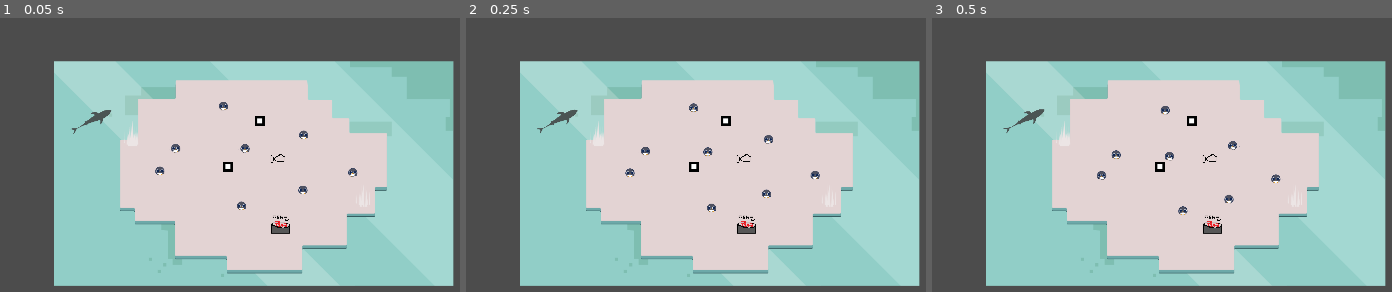
Above: before the commit, frames 1-3 (left to right).
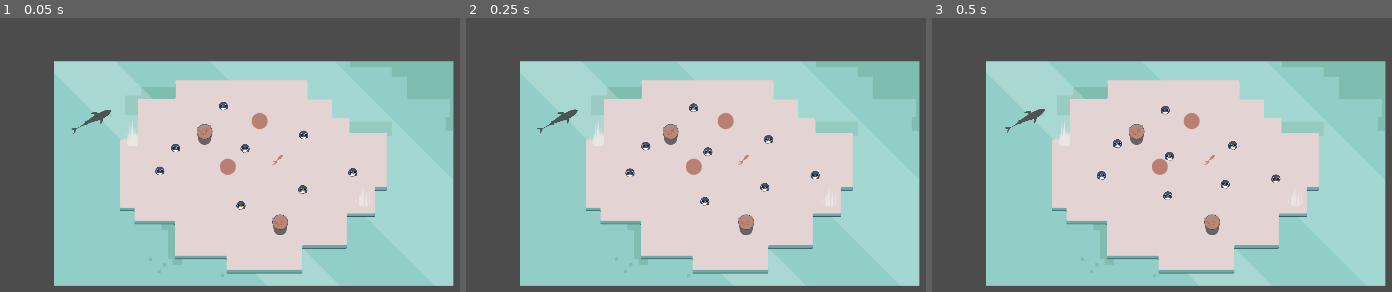
Above: after the commit, the same moments.

Repository: LeftCircle/Penguin-Day-Care
Game: Godot game, scene res://Map/Levels/Level_0.tscn
Two runs of this game, one before a commit and one after it. Both use one fixed random seed, a clock stepped at 60 frames per second and the inputs below. The engine's default icon, where the game draws it, is replaced by a stand-in: a white triangle on a blue panel in a dark square.
Inputs:
- Up to frame 1 (0.05 s): no input
- Up to frame 2 (0.25 s): no input
- Up to frame 3 (0.5 s): no input

The runs differ from the first frame. In frame 1, 1.0% of the frame differs, in the area x 26-82%, y 22-92%; in frame 2, 1.2%; in frame 3, 1.3%, in the area x 15-82%, y 22-92%.
Error before the commit: Invalid get index '0' (on base: 'Array'). (res://Characters/Shark/Shark.gd:39)
Error after the commit: Invalid get index '0' (on base: 'Array'). (res://Characters/Shark/Shark.gd:50)

Commit message:
more polished

Diff:
--- a/Characters/Penguin/Penguin.gd
+++ b/Characters/Penguin/Penguin.gd
@@ -33,6 +33,7 @@
 	return "Penguin"
 
 func _physics_process(delta):
+	food_scale()
 	if GlobalFunctions.is_in_water(global_position):
 		if not is_in_group("PenguinInWater"):
 			add_to_group("PenguinInWater")
@@ -69,8 +70,6 @@
 		velocity = velocity.normalized() * max_speed
 	_move_slide_and_collide()
 
-func _diet_manager():
-	pass
 
 func _on_collision_impulse(delta):
 	collision_impulse = collision_impulse.move_toward(Vector2.ZERO, impulse_decay * delta)
@@ -82,7 +81,6 @@
 	velocity = move_and_slide(velocity)
 	for i in get_slide_count():
 		var collision = get_slide_collision(i)
-		#print("I collided with ", collision.collider.name)
 		var collider = collision.collider
 		_on_collision(collider)
 
@@ -92,8 +90,10 @@
 			apply_impulse()
 	if collider.is_in_group("BucketOfFish"):
 		(collider as BucketOfFish).on_penguin_collision(self)
-	if collider.is_in_group("Penguin"):
+	elif collider.is_in_group("Penguin"):
 		on_penguin_collision(collider)
+	elif collider.is_in_group("Shark"):
+		_on_shark_collision()
 
 func on_fish_collision():
 	penguin_state = EATING_FISH
@@ -117,6 +117,9 @@
 	#print(ai.n_kicks)
 	ai.time_since_kick = 0
 
+func _on_shark_collision():
+	queue_free()
+
 func apply_impulse():
 	# Applay an impulse opposite +/- 45 degrees from the looking vector
 	var r_degrees = 65 if randi() % 2 == 0 else -65
@@ -126,14 +129,19 @@
 func _on_finished_eating_fish():
 	penguin_state = SEARCH
 	fish_in_stomach += 1
-	if fish_in_stomach > max_fish_in_stomach:
-		_eating_too_much_death()
+	if fish_in_stomach >= max_fish_in_stomach:
+		on_death()
 	ai.after_eating_fish()
-
-func _eating_too_much_death():
-	queue_free()
 
 func _on_digestion_timer_end():
 	#print("Digested")
 	fish_in_stomach -= 1
 	fish_in_stomach = max(0, fish_in_stomach)
+
+func food_scale():
+	var scale_increase = 0.5 * fish_in_stomach
+	scale = Vector2.ONE * scale_increase + Vector2.ONE
+
+func on_death():
+	set_physics_process(false)
+	animations.play("Pop")
--- a/Characters/Penguin/Penguin.tscn
+++ b/Characters/Penguin/Penguin.tscn
@@ -1,10 +1,10 @@
 [gd_scene load_steps=25 format=2]
 
+[ext_resource path="res://Assets/Penguin/PenguinFightSmall.png" type="Texture" id=1]
 [ext_resource path="res://Characters/Penguin/Penguin.gd" type="Script" id=2]
 [ext_resource path="res://Characters/Penguin/Scenes/PenguinAI.tscn" type="PackedScene" id=3]
 [ext_resource path="res://Assets/fish.png" type="Texture" id=4]
 [ext_resource path="res://Assets/Penguin/PenguinsSmall.png" type="Texture" id=5]
-[ext_resource path="res://Assets/PenguinFight.png" type="Texture" id=6]
 
 [sub_resource type="CircleShape2D" id=20]
 resource_local_to_scene = true
@@ -281,8 +281,7 @@
 
 [sub_resource type="Animation" id=17]
 resource_name = "Pop"
-length = 0.5
-loop = true
+length = 0.6
 tracks/0/type = "value"
 tracks/0/path = NodePath("AnimationSprites/Walking:frame")
 tracks/0/interp = 1
@@ -318,6 +317,46 @@
 "transitions": PoolRealArray( 1, 1 ),
 "update": 1,
 "values": [ true, false ]
+}
+tracks/3/type = "value"
+tracks/3/path = NodePath("AnimationSprites/Fight:visible")
+tracks/3/interp = 1
+tracks/3/loop_wrap = true
+tracks/3/imported = false
+tracks/3/enabled = true
+tracks/3/keys = {
+"times": PoolRealArray( 0.1 ),
+"transitions": PoolRealArray( 1 ),
+"update": 1,
+"values": [ true ]
+}
+tracks/4/type = "method"
+tracks/4/path = NodePath(".")
+tracks/4/interp = 1
+tracks/4/loop_wrap = true
+tracks/4/imported = false
+tracks/4/enabled = true
+tracks/4/keys = {
+"times": PoolRealArray( 0.6 ),
+"transitions": PoolRealArray( 1 ),
+"values": [ {
+"args": [  ],
+"method": "queue_free"
+} ]
+}
+tracks/5/type = "method"
+tracks/5/path = NodePath("Collisions")
+tracks/5/interp = 1
+tracks/5/loop_wrap = true
+tracks/5/imported = false
+tracks/5/enabled = true
+tracks/5/keys = {
+"times": PoolRealArray( 0 ),
+"transitions": PoolRealArray( 1 ),
+"values": [ {
+"args": [  ],
+"method": "queue_free"
+} ]
 }
 
 [sub_resource type="Animation" id=3]
@@ -393,6 +432,18 @@
 "transitions": PoolRealArray( 1 ),
 "update": 0,
 "values": [ 0 ]
+}
+tracks/6/type = "value"
+tracks/6/path = NodePath("AnimationSprites/Fight:visible")
+tracks/6/interp = 1
+tracks/6/loop_wrap = true
+tracks/6/imported = false
+tracks/6/enabled = true
+tracks/6/keys = {
+"times": PoolRealArray( 0 ),
+"transitions": PoolRealArray( 1 ),
+"update": 0,
+"values": [ true ]
 }
 
 [sub_resource type="Animation" id=14]
@@ -881,15 +932,17 @@
 orbit_velocity_random = 0.0
 
 [node name="Penguin" type="KinematicBody2D"]
+z_index = 2
 collision_layer = 2
 collision_mask = 7
 script = ExtResource( 2 )
+max_fish_in_stomach = 4
 
 [node name="Collisions" type="CollisionShape2D" parent="."]
 shape = SubResource( 20 )
 
 [node name="PenguinAI" parent="." instance=ExtResource( 3 )]
-bucket_weight = 0.323
+bucket_weight = 0.205
 swim_weight = 0.769
 ball_weight = 0.315
 eat_weight = 0.592
@@ -921,13 +974,13 @@
 rotation = -0.0349066
 scale = Vector2( 1, 0.98 )
 texture = ExtResource( 5 )
+flip_h = true
 hframes = 9
 vframes = 3
 frame = 14
 
 [node name="Fight" type="Sprite" parent="AnimationSprites"]
-visible = false
-texture = ExtResource( 6 )
+texture = ExtResource( 1 )
 hframes = 6
 
 [node name="Particles2D" type="Particles2D" parent="."]
--- a/Characters/Penguin/Scenes/PenguinAI.gd
+++ b/Characters/Penguin/Scenes/PenguinAI.gd
@@ -88,7 +88,6 @@
 #			return
 	var desired_fish = _get_desired_fish_or_null(current_position)
 	if desired_fish != null:
-		print("Desire dropped fish")
 		desired_object = desired_fish
 		_switch_state(states.EAT)
 
@@ -119,7 +118,8 @@
 	if previous_state == states.GO_FOR_BUCKET or current_state == states.GO_FOR_BUCKET:
 		return null
 	var closest_fish = null
-	var all_fish = get_tree().get_nodes_in_group("DroppedFish")
+	#var all_fish = get_tree().get_nodes_in_group("DroppedFish")
+	var all_fish = get_tree().get_nodes_in_group("Fish")
 	var min_distance_sq = INF
 	eat_desire = 0
 	for fish in all_fish:
--- a/Characters/Shark/Shark.gd
+++ b/Characters/Shark/Shark.gd
@@ -3,15 +3,18 @@
 
 var roam_point = null
 var penguin_to_eat : Penguin
-var roam_speed = 45
-var hunt_speed = 65
-var acceleration = 50
+var roam_speed = 65
+var hunt_speed = 150
+var acceleration = 75
 var looking_vector = Vector2.ZERO
 var velocity = Vector2.ZERO
+var sightline_sq = pow(300, 2)
 
 var current_path = []
+var hunt_path = []
 
 onready var animations = $AnimationPlayer
+onready var collisions = $CollisionShape2D
 
 func _ready():
 	add_to_group("Shark")
@@ -20,16 +23,24 @@
 	return "Shark"
 
 func _physics_process(delta):
+	if GlobalFunctions.is_in_water(global_position):
+		if collisions.disabled:
+			collisions.set_deferred("disabled", false)
+	else:
+		if not collisions.disabled:
+			collisions.set_deferred("disabled", true)
 	if penguin_to_eat == null:
 		_search_for_penguins()
 		_on_roam(delta)
 	else:
-		pass
+		_while_hunting(delta)
 
 func _search_for_penguins():
 	if not get_tree().get_nodes_in_group("PenguinInWater").empty():
 		penguin_to_eat = GlobalFunctions.get_random_object_in_group("PenguinInWater")
 		animations.play("SwimUpRightSensing")
+		hunt_path = GlobalFunctions.water_nav.get_simple_path(global_position, penguin_to_eat.global_position)
+		hunt_path = Array(hunt_path)
 
 func _on_roam(delta):
 	if current_path.empty():
@@ -40,16 +51,25 @@
 	if global_position.distance_squared_to(current_path[0]) < 1:
 		current_path.pop_front()
 	velocity = velocity.move_toward(looking_vector * roam_speed, acceleration * delta)
-	velocity = move_and_slide(velocity)
+	velocity = _move_slide_and_collide(velocity)
 	_play_swim()
 
 func _while_hunting(delta : float):
-	if not penguin_to_eat.is_in_group("PenguinInWater"):
+	if not is_instance_valid(penguin_to_eat) or not penguin_to_eat.is_in_group("PenguinInWater"):
 		penguin_to_eat = null
 		velocity = velocity.move_toward(Vector2.ZERO, acceleration * delta)
 	else:
-		looking_vector = penguin_to_eat.global_position
+		#if global_position.distance_squared_to(penguin_to_eat.global_position) < sightline_sq:
+		looking_vector = global_position.direction_to(penguin_to_eat.global_position)
 		velocity = velocity.move_toward(looking_vector * hunt_speed, acceleration * delta)
+	velocity = _move_slide_and_collide(velocity)
+#		else:
+#			if not hunt_path.empty():
+#				looking_vector = global_position.direction_to(hunt_path[0])
+#				if global_position.distance_squared_to(hunt_path[0]) < 1:
+#					current_path.pop_front()
+#				velocity = velocity.move_toward(looking_vector * hunt_speed, acceleration * delta)
+#				velocity = move_and_slide(velocity)
 	_play_swim()
 
 func _play_swim():
@@ -59,3 +79,15 @@
 
 func get_roam_point():
 	return GlobalFunctions.get_random_object_in_group("SwimPoint")
+
+func _move_slide_and_collide(velocity) -> Vector2:
+	velocity = move_and_slide(velocity)
+	for i in get_slide_count():
+		var collision = get_slide_collision(i)
+		var collider = collision.collider
+		_on_collision(collider)
+	return velocity
+
+func _on_collision(collider):
+	if collider.is_in_group("PenguinInWater"):
+		collider.on_death()
--- a/Characters/Shark/Shark.tscn
+++ b/Characters/Shark/Shark.tscn
@@ -136,43 +136,43 @@
 "values": [ true ]
 }
 tracks/3/type = "value"
-tracks/3/path = NodePath("Sprites/SharkSenses:position")
-tracks/3/interp = 1
-tracks/3/loop_wrap = true
-tracks/3/imported = false
-tracks/3/enabled = true
-tracks/3/keys = {
-"times": PoolRealArray( 0 ),
-"transitions": PoolRealArray( 1 ),
-"update": 0,
-"values": [ Vector2( -300, 300 ) ]
+tracks/3/path = NodePath("Sprites/SharkSenses:frame")
+tracks/3/interp = 1
+tracks/3/loop_wrap = true
+tracks/3/imported = false
+tracks/3/enabled = true
+tracks/3/keys = {
+"times": PoolRealArray( 0.1, 0.5, 1, 1.5, 1.8 ),
+"transitions": PoolRealArray( 1, 1, 1, 1, 1 ),
+"update": 1,
+"values": [ 3, 4, 5, 4, 3 ]
 }
 tracks/4/type = "value"
-tracks/4/path = NodePath("Sprites/SharkSenses:frame")
+tracks/4/path = NodePath("Sprites/SharkSenses:visible")
 tracks/4/interp = 1
 tracks/4/loop_wrap = true
 tracks/4/imported = false
 tracks/4/enabled = true
 tracks/4/keys = {
-"times": PoolRealArray( 0.1, 0.5, 1, 1.5, 1.8 ),
-"transitions": PoolRealArray( 1, 1, 1, 1, 1 ),
-"update": 1,
-"values": [ 3, 4, 5, 4, 3 ]
+"times": PoolRealArray( 0, 0.1 ),
+"transitions": PoolRealArray( 1, 1 ),
+"update": 1,
+"values": [ false, true ]
 }
 tracks/5/type = "value"
-tracks/5/path = NodePath("Sprites/SharkSenses:visible")
+tracks/5/path = NodePath("Sprites/SharkSenses:flip_h")
 tracks/5/interp = 1
 tracks/5/loop_wrap = true
 tracks/5/imported = false
 tracks/5/enabled = true
 tracks/5/keys = {
-"times": PoolRealArray( 0, 0.1 ),
-"transitions": PoolRealArray( 1, 1 ),
-"update": 1,
-"values": [ false, true ]
+"times": PoolRealArray( 0 ),
+"transitions": PoolRealArray( 1 ),
+"update": 1,
+"values": [ true ]
 }
 tracks/6/type = "value"
-tracks/6/path = NodePath("Sprites/SharkSenses:flip_h")
+tracks/6/path = NodePath("Sprites/SharkSenses:flip_v")
 tracks/6/interp = 1
 tracks/6/loop_wrap = true
 tracks/6/imported = false
@@ -183,18 +183,6 @@
 "update": 1,
 "values": [ true ]
 }
-tracks/7/type = "value"
-tracks/7/path = NodePath("Sprites/SharkSenses:flip_v")
-tracks/7/interp = 1
-tracks/7/loop_wrap = true
-tracks/7/imported = false
-tracks/7/enabled = true
-tracks/7/keys = {
-"times": PoolRealArray( 0 ),
-"transitions": PoolRealArray( 1 ),
-"update": 1,
-"values": [ true ]
-}
 
 [sub_resource type="Animation" id=3]
 resource_name = "SwimDownRight"
@@ -290,43 +278,43 @@
 "values": [ true ]
 }
 tracks/3/type = "value"
-tracks/3/path = NodePath("Sprites/SharkSenses:position")
-tracks/3/interp = 1
-tracks/3/loop_wrap = true
-tracks/3/imported = false
-tracks/3/enabled = true
-tracks/3/keys = {
-"times": PoolRealArray( 0 ),
-"transitions": PoolRealArray( 1 ),
-"update": 0,
-"values": [ Vector2( 300, 300 ) ]
+tracks/3/path = NodePath("Sprites/SharkSenses:frame")
+tracks/3/interp = 1
+tracks/3/loop_wrap = true
+tracks/3/imported = false
+tracks/3/enabled = true
+tracks/3/keys = {
+"times": PoolRealArray( 0.1, 0.5, 1, 1.5, 1.8 ),
+"transitions": PoolRealArray( 1, 1, 1, 1, 1 ),
+"update": 1,
+"values": [ 3, 4, 5, 4, 3 ]
 }
 tracks/4/type = "value"
-tracks/4/path = NodePath("Sprites/SharkSenses:frame")
+tracks/4/path = NodePath("Sprites/SharkSenses:visible")
 tracks/4/interp = 1
 tracks/4/loop_wrap = true
 tracks/4/imported = false
 tracks/4/enabled = true
 tracks/4/keys = {
-"times": PoolRealArray( 0.1, 0.5, 1, 1.5, 1.8 ),
-"transitions": PoolRealArray( 1, 1, 1, 1, 1 ),
-"update": 1,
-"values": [ 3, 4, 5, 4, 3 ]
+"times": PoolRealArray( 0, 0.1 ),
+"transitions": PoolRealArray( 1, 1 ),
+"update": 1,
+"values": [ false, true ]
 }
 tracks/5/type = "value"
-tracks/5/path = NodePath("Sprites/SharkSenses:visible")
+tracks/5/path = NodePath("Sprites/SharkSenses:flip_h")
 tracks/5/interp = 1
 tracks/5/loop_wrap = true
 tracks/5/imported = false
 tracks/5/enabled = true
 tracks/5/keys = {
-"times": PoolRealArray( 0, 0.1 ),
-"transitions": PoolRealArray( 1, 1 ),
-"update": 1,
-"values": [ false, true ]
+"times": PoolRealArray( 0 ),
+"transitions": PoolRealArray( 1 ),
+"update": 1,
+"values": [ false ]
 }
 tracks/6/type = "value"
-tracks/6/path = NodePath("Sprites/SharkSenses:flip_h")
+tracks/6/path = NodePath("Sprites/SharkSenses:flip_v")
 tracks/6/interp = 1
 tracks/6/loop_wrap = true
 tracks/6/imported = false
@@ -335,18 +323,6 @@
 "times": PoolRealArray( 0 ),
 "transitions": PoolRealArray( 1 ),
 "update": 1,
-"values": [ false ]
-}
-tracks/7/type = "value"
-tracks/7/path = NodePath("Sprites/SharkSenses:flip_v")
-tracks/7/interp = 1
-tracks/7/loop_wrap = true
-tracks/7/imported = false
-tracks/7/enabled = true
-tracks/7/keys = {
-"times": PoolRealArray( 0 ),
-"transitions": PoolRealArray( 1 ),
-"update": 1,
 "values": [ true ]
 }
 
@@ -444,60 +420,48 @@
 "values": [ false ]
 }
 tracks/3/type = "value"
-tracks/3/path = NodePath("Sprites/SharkSenses:position")
-tracks/3/interp = 1
-tracks/3/loop_wrap = true
-tracks/3/imported = false
-tracks/3/enabled = true
-tracks/3/keys = {
-"times": PoolRealArray( 0 ),
-"transitions": PoolRealArray( 1 ),
-"update": 0,
-"values": [ Vector2( -300, -300 ) ]
+tracks/3/path = NodePath("Sprites/SharkSenses:frame")
+tracks/3/interp = 1
+tracks/3/loop_wrap = true
+tracks/3/imported = false
+tracks/3/enabled = true
+tracks/3/keys = {
+"times": PoolRealArray( 0.1, 0.5, 1, 1.5, 1.8 ),
+"transitions": PoolRealArray( 1, 1, 1, 1, 1 ),
+"update": 1,
+"values": [ 3, 4, 5, 4, 3 ]
 }
 tracks/4/type = "value"
-tracks/4/path = NodePath("Sprites/SharkSenses:frame")
+tracks/4/path = NodePath("Sprites/SharkSenses:visible")
 tracks/4/interp = 1
 tracks/4/loop_wrap = true
 tracks/4/imported = false
 tracks/4/enabled = true
 tracks/4/keys = {
-"times": PoolRealArray( 0.1, 0.5, 1, 1.5, 1.8 ),
-"transitions": PoolRealArray( 1, 1, 1, 1, 1 ),
-"update": 1,
-"values": [ 3, 4, 5, 4, 3 ]
+"times": PoolRealArray( 0, 0.1 ),
+"transitions": PoolRealArray( 1, 1 ),
+"update": 1,
+"values": [ false, true ]
 }
 tracks/5/type = "value"
-tracks/5/path = NodePath("Sprites/SharkSenses:visible")
+tracks/5/path = NodePath("Sprites/SharkSenses:flip_h")
 tracks/5/interp = 1
 tracks/5/loop_wrap = true
 tracks/5/imported = false
 tracks/5/enabled = true
 tracks/5/keys = {
-"times": PoolRealArray( 0, 0.1 ),
-"transitions": PoolRealArray( 1, 1 ),
-"update": 1,
-"values": [ false, true ]
+"times": PoolRealArray( 0 ),
+"transitions": PoolRealArray( 1 ),
+"update": 1,
+"values": [ true ]
 }
 tracks/6/type = "value"
-tracks/6/path = NodePath("Sprites/SharkSenses:flip_h")
+tracks/6/path = NodePath("Sprites/SharkSenses:flip_v")
 tracks/6/interp = 1
 tracks/6/loop_wrap = true
 tracks/6/imported = false
 tracks/6/enabled = true
 tracks/6/keys = {
-"times": PoolRealArray( 0 ),
-"transitions": PoolRealArray( 1 ),
-"update": 1,
-"values": [ true ]
-}
-tracks/7/type = "value"
-tracks/7/path = NodePath("Sprites/SharkSenses:flip_v")
-tracks/7/interp = 1
-tracks/7/loop_wrap = true
-tracks/7/imported = false
-tracks/7/enabled = true
-tracks/7/keys = {
 "times": PoolRealArray( 0 ),
 "transitions": PoolRealArray( 1 ),
 "update": 1,
@@ -644,10 +608,24 @@
 "update": 1,
 "values": [ false ]
 }
+tracks/7/type = "value"
+tracks/7/path = NodePath("Sprites/SharkSenses:position")
+tracks/7/interp = 1
+tracks/7/loop_wrap = true
+tracks/7/imported = false
+tracks/7/enabled = true
+tracks/7/keys = {
+"times": PoolRealArray( 0 ),
+"transitions": PoolRealArray( 1 ),
+"update": 0,
+"values": [ Vector2( 0, 0 ) ]
+}
 
 [sub_resource type="CircleShape2D" id=10]
 
 [node name="Shark" type="KinematicBody2D"]
+collision_layer = 2
+collision_mask = 2
 script = ExtResource( 2 )
 
 [node name="Sprites" type="Node2D" parent="."]
@@ -662,6 +640,7 @@
 frame = 1
 
 [node name="SharkSenses" type="Sprite" parent="Sprites"]
+visible = false
 position = Vector2( -300, 300 )
 rotation = 0.675442
 scale = Vector2( 0.25, 0.25 )
--- a/Map/Levels/Level_0.tscn
+++ b/Map/Levels/Level_0.tscn
@@ -8,6 +8,7 @@
 [ext_resource path="res://Map/Objects/Fish/Fish.tscn" type="PackedScene" id=6]
 [ext_resource path="res://Map/Objects/BucketOfFish/BucketOfFish.tscn" type="PackedScene" id=7]
 [ext_resource path="res://Characters/Shark/Shark.tscn" type="PackedScene" id=8]
+[ext_resource path="res://Assets/Maps/Level_0_land.png" type="Texture" id=9]
 
 [sub_resource type="NavigationPolygon" id=1]
 vertices = PoolVector2Array( 1173, 874, 1184, 988, 842, 988, 839, 919, 594, 751, 402, 759, 404, 697, 1592, 353, 1590, 5 …(182 unchanged characters)…
@@ -19,12 +20,28 @@
 polygons = [ PoolIntArray( 0, 1, 2, 3 ), PoolIntArray( 4, 5, 2, 1 ), PoolIntArray( 6, 7, 8, 1 ), PoolIntArray( 9, 10, 1 …(374 unchanged characters)…
 outlines = [ PoolVector2Array( 1908, 1074, 1901, 11, 7, 11, 14, 1071 ), PoolVector2Array( 1208, 1017, 1208, 913, 1420,  …(247 unchanged characters)…
 
+[sub_resource type="RectangleShape2D" id=3]
+resource_local_to_scene = true
+extents = Vector2( 967.839, 50.5 )
+
+[sub_resource type="RectangleShape2D" id=4]
+resource_local_to_scene = true
+extents = Vector2( 34, 548.5 )
+
 [node name="Level_0" type="Node"]
 script = ExtResource( 2 )
 
-[node name="Sprite" type="Sprite" parent="."]
+[node name="FullMap" type="Sprite" parent="."]
 texture = ExtResource( 1 )
 centered = false
+
+[node name="Land" type="Sprite" parent="."]
+position = Vector2( 960, 540 )
+z_index = 1
+texture = ExtResource( 9 )
+
+[node name="BucketOfFish" parent="Land" instance=ExtResource( 7 )]
+position = Vector2( -234, -185 )
 
 [node name="LandNav" type="Navigation2D" parent="."]
 z_index = 2
@@ -116,3 +133,34 @@
 
 [node name="KinematicBody2D" parent="SharkContainer" instance=ExtResource( 8 )]
 position = Vector2( 274, 236 )
+
+[node name="CollisionBorder" type="Node2D" parent="."]
+
+[node name="Border" type="StaticBody2D" parent="CollisionBorder"]
+collision_mask = 7
+
+[node name="CollisionShape2D" type="CollisionShape2D" parent="CollisionBorder/Border"]
+position = Vector2( 957.161, -51.5 )
+shape = SubResource( 3 )
+
+[node name="BottomBorder" type="StaticBody2D" parent="CollisionBorder"]
+collision_mask = 7
+
+[node name="CollisionShape2D2" type="CollisionShape2D" parent="CollisionBorder/BottomBorder"]
+position = Vector2( 957, 1130 )
+shape = SubResource( 3 )
+
+[node name="LeftBorder" type="StaticBody2D" parent="CollisionBorder"]
+collision_mask = 7
+
+[node name="CollisionShape2D" type="CollisionShape2D" parent="CollisionBorder/LeftBorder"]
+position = Vector2( -32, 538.5 )
+shape = SubResource( 4 )
+
+[node name="RightBorder" type="StaticBody2D" parent="CollisionBorder"]
+position = Vector2( 1986, -8 )
+collision_mask = 7
+
+[node name="CollisionShape2D" type="CollisionShape2D" parent="CollisionBorder/RightBorder"]
+position = Vector2( -32, 538.5 )
+shape = SubResource( 4 )
--- a/Map/Objects/Ball/Ball.tscn
+++ b/Map/Objects/Ball/Ball.tscn
@@ -1,13 +1,14 @@
 [gd_scene load_steps=4 format=2]
 
 [ext_resource path="res://Map/Objects/Ball/Ball.gd" type="Script" id=1]
-[ext_resource path="res://Assets/square.png" type="Texture" id=2]
+[ext_resource path="res://Assets/Effects/Shadows.png" type="Texture" id=2]
 
 [sub_resource type="CircleShape2D" id=1]
 resource_local_to_scene = true
-radius = 27.074
+radius = 40.0
 
 [node name="Ball" type="RigidBody2D"]
+z_index = 2
 collision_layer = 4
 collision_mask = 7
 input_pickable = true
@@ -17,8 +18,11 @@
 script = ExtResource( 1 )
 
 [node name="Sprite" type="Sprite" parent="."]
+position = Vector2( 3, -41 )
 scale = Vector2( 3, 3 )
 texture = ExtResource( 2 )
+hframes = 5
+frame = 4
 
 [node name="CollisionShape2D" type="CollisionShape2D" parent="."]
 shape = SubResource( 1 )
--- a/Map/Objects/BucketOfFish/BucketOfFish.tscn
+++ b/Map/Objects/BucketOfFish/BucketOfFish.tscn
@@ -1,13 +1,16 @@
 [gd_scene load_steps=5 format=2]
 
-[ext_resource path="res://Assets/FishBucket.png" type="Texture" id=1]
+[ext_resource path="res://Assets/FishBucket/FishSmall.png" type="Texture" id=1]
 [ext_resource path="res://Map/Objects/BucketOfFish/BucketOfFish.gd" type="Script" id=2]
 [ext_resource path="res://Map/Objects/Fish/Fish.tscn" type="PackedScene" id=3]
 
-[sub_resource type="RectangleShape2D" id=1]
-extents = Vector2( 45.5, 29.5 )
+[sub_resource type="CapsuleShape2D" id=1]
+radius = 81.0
+height = 64.0
 
 [node name="BucketOfFish" type="StaticBody2D"]
+scale = Vector2( 0.45, 0.45 )
+z_index = 2
 collision_mask = 6
 input_pickable = true
 script = ExtResource( 2 )
@@ -17,7 +20,8 @@
 position = Vector2( 0, -5 )
 scale = Vector2( 3, 3 )
 texture = ExtResource( 1 )
+hframes = 6
+frame = 2
 
 [node name="Collision" type="CollisionShape2D" parent="."]
-position = Vector2( 0.5, 9.5 )
 shape = SubResource( 1 )
--- a/Map/Objects/Fish/Fish.tscn
+++ b/Map/Objects/Fish/Fish.tscn
@@ -1,13 +1,15 @@
 [gd_scene load_steps=4 format=2]
 
-[ext_resource path="res://Assets/fish.png" type="Texture" id=1]
+[ext_resource path="res://Assets/FishBucket/FishSmall.png" type="Texture" id=1]
 [ext_resource path="res://Map/Objects/Fish/Fish.gd" type="Script" id=2]
 
-[sub_resource type="RectangleShape2D" id=1]
+[sub_resource type="CapsuleShape2D" id=1]
 resource_local_to_scene = true
-extents = Vector2( 36, 20 )
+radius = 18.9512
+height = 42.6922
 
 [node name="Fish" type="RigidBody2D"]
+z_index = 2
 collision_layer = 4
 collision_mask = 7
 input_pickable = true
@@ -18,11 +20,13 @@
 
 [node name="Sprite" type="Sprite" parent="."]
 position = Vector2( 1, -2 )
-scale = Vector2( 3, 3 )
 texture = ExtResource( 1 )
+hframes = 6
+frame = 3
 
 [node name="Collision" type="CollisionShape2D" parent="."]
-position = Vector2( -3, 3 )
+position = Vector2( -4, 12 )
+rotation = 0.656244
 shape = SubResource( 1 )
 
 [connection signal="body_entered" from="." to="." method="_on_Fish_body_entered"]
Binary file added: Assets/Effects/Shadows.png
Not shown, added: Assets/Effects/Shadows.png.import
Binary file added: Assets/Maps/Level_0_land.png
Not shown, added: Assets/Maps/Level_0_land.png.import
Binary file added: Assets/Penguin/Desires.png
Not shown, added: Assets/Penguin/Desires.png.import
Not shown: 1 places in Map/Levels/Level_0.tscn that only renumber resources
